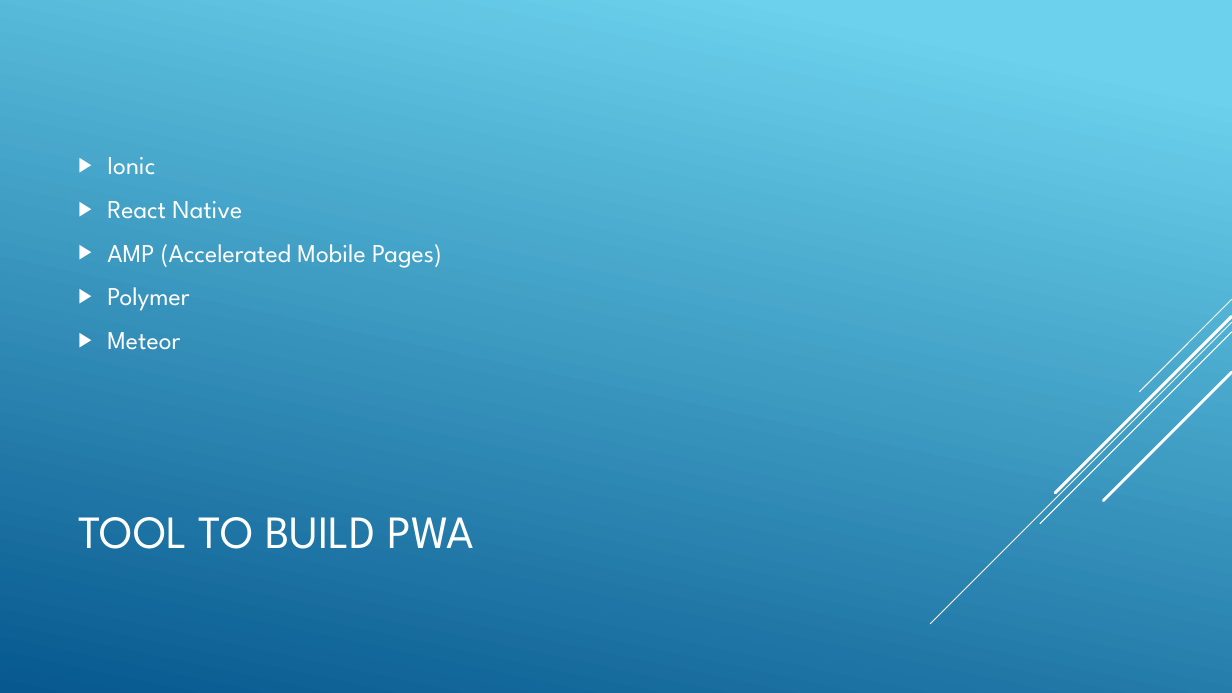
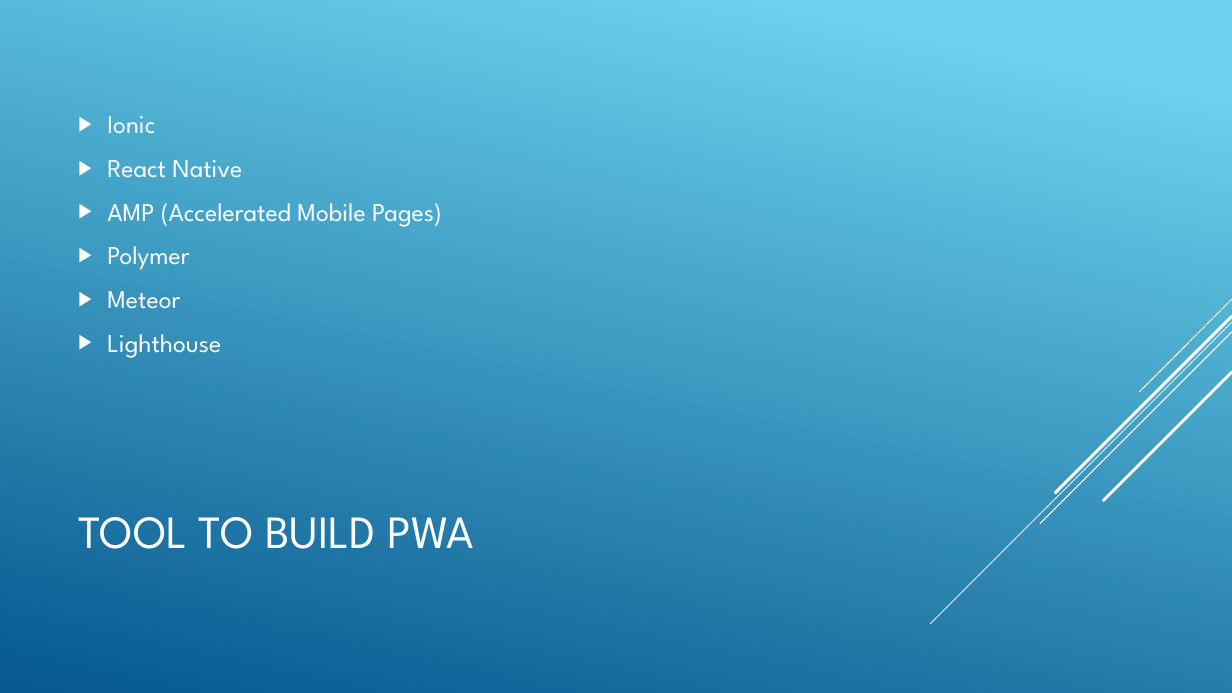
Before and after one commit to ngohungphuc/Presentation, a slide deck: slide 4 of ProgressiveWebApp/PWA.pptx. Drawn at 1232x693 pixels with LibreOffice and Linux fonts; fonts in the diff are those of the drawing. Boxes give left, top, right and bottom in pixels: in the first picture for what was removed or moved away, otherwise in the second. Text is boxed around its words. In the diff, an @@ line names an element or a change of style, - is before the commit and + after.

```diff
--- a/ProgressiveWebApp/PWA.pptx
+++ b/ProgressiveWebApp/PWA.pptx
@@ text at (107, 334, 221, 358): paragraph added @@
+▶ Lighthouse
```
Also in this commit, not shown: 7 other slides changed, 2 slides added, 1 slide removed, 1 other file.
